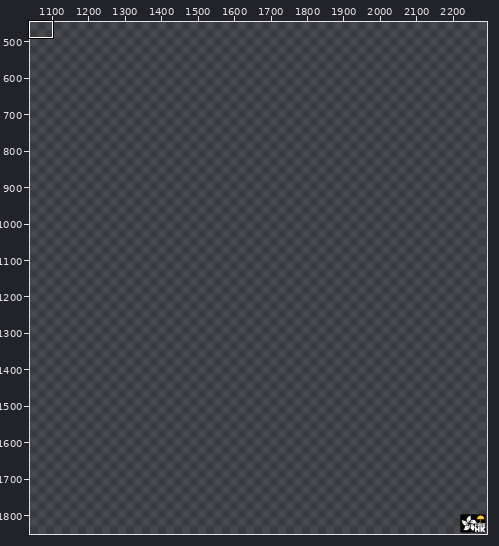
Two states of a sprite sheet, rplace/template2.png. The first picture is a wide view before the edit; the outline marks the close-up.
Close-up. The starting point:
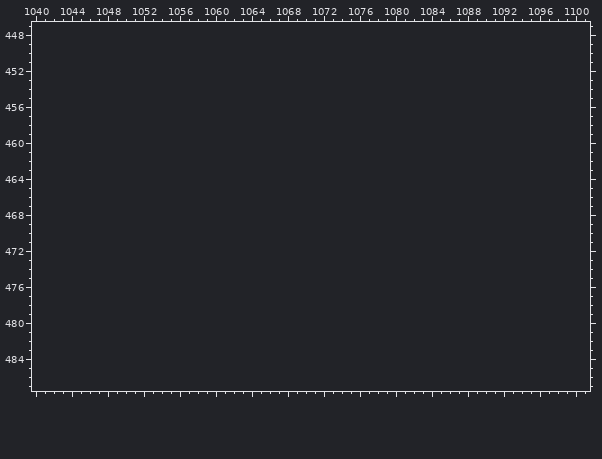
The file is 69x50 pixels. Colours within 5 levels of each other are drawn and written as one. Shown: x 1040..1101, y 447..487. The old version is drawn lined up with the new one, on the new canvas. The wide view leaves out empty margins.
And afterwards:
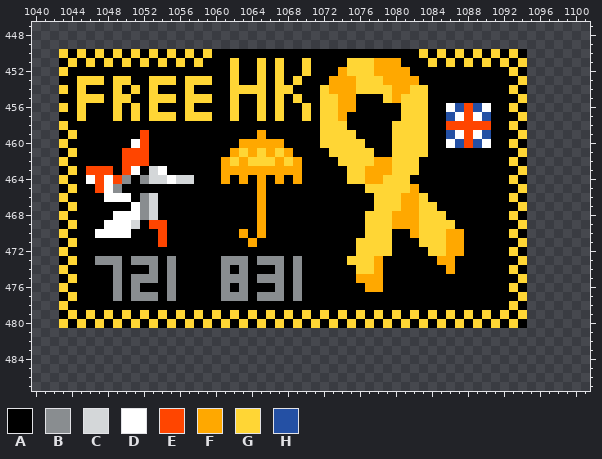
Palette (. is transparent): A #000000  B #898d90  C #d4d7d9  D #ffffff  E #ff4500  F #ffa800  G #ffd635  H #2450a4
The edit:
canvas 69x50 -> 3000x2000, the old top-left corner now at 2221,1797
Changed rows in their new state; - is an unchanged pixel.
first column x 1043:
450 GAGAGAGAGAGAGAGAGAAAAAAAAAAAAAAAAAAAAAAAGAGAGAGAGAGA
451 AGAGAGAGAGAGAGAGAAAGAAGAGAAGAAAAGGGFFFAAAGAGAGAGAGAG
452 GAAAAAAAAAAAAAAAAAAGAAGAGAAGAAAFGGGFFFFAAAAAAAAAAAGA
453 AAGGGAGGAAGGGAGGGAAGAAGAGAGAAAFFFGGGFFFFAAAAAAAAAAAG
454 GAGAAAGAGAGAAAGAAAAGGGGAGGAAAGFFFGGGGFFGGAAAAAAAAAGA
455 AAGGGAGGAAGGGAGGGAAGAAGAGAGAAGGFFAAAGFGGGAAAAAAAAAAG
456 GAGAAAGAGAGAAAGAAAAGAAGAGAAGAGGFFAAAAAGGGAADHEHDAAGA
457 AAGAAAGAGAGGGAGGGAAGAAGAGAAGAGGFAAAAAAGGGAAHDEDHAAAG
458 GAAAAAAAAAAAAAAAAAAAAAAAAAAAAGGGAAAAAGGGGAAEEEEEAAGA
459 AGAAAAAAAEAAAAAAAAAAAAFAAAAAAGGGGAAAAGGGGAAHDEDHAAAG
460 GAAAAAAADEAAAAAAAAAAFFFFFAAAAGGGGGAAAGGGGAADHEHDAAGA
461 AGAAAAAEEEAAAAAAAAAFGFGFGFAAAAGGGGGAAGGGGAAAAAAAAAAG
462 GAAAAAAEEEAAAAAAAAFGFGGGFGFAAAAGGGGFFGGGAAAAAAAAAAGA
463 AGAEEEAEDACDAAAAAAFFFFFFFFFAAAAAGGFFFGGGAAAAAAAAAAAG
464 GAADEDEBABCCDCCAAAFAFAFAFAFAAAAAGGFFGGGAAAAAAAAAAAGA
465 AGAAEDBAAAAAAAAAAAAAAAFAAAAAAAAAAAGGGGGFAAAAAAAAAAAG
466 GAAAADDDABCAAAAAAAAAAAFAAAAAAAAAAAAGGGFFGAAAAAAAAAGA
467 AGAAAAAADBCAAAAAAAAAAAFAAAAAAAAAAAAGGGFFGGAAAAAAAAAG
468 GAAAAADDDBCAAAAAAAAAAAFAAAAAAAAAAAGGGFFFGGGAAAAAAAGA
469 AGAAADDDCAEEAAAAAAAAAAFAAAAAAAAAAAGGGFFFGGGGAAAAAAAG
470 GAAADDDDAAAEAAAAAAAAFAFAAAAAAAAAAAGGGAAFGGGFFAAAAAGA
471 AGAAAAAAAAAEAAAAAAAAAFAAAAAAAAAAAGGGGAAAGGGFFAAAAAAG
472 GAAAAAAAAAAAAAAAAAAAAAAAAAAAAAAAAGGGGAAAAGGFFAAAAAGA
473 AGAABBBABBBABAAAAABBBABBBABAAAAAGGGFAAAAAAFFAAAAAAAG
474 GAAAAABAAABABAAAAABABAAABABAAAAAAGGFAAAAAAAFAAAAAAGA
475 AGAAAABABBBABAAAAABBBABBBABAAAAAAFFFAAAAAAAAAAAAAAAG
476 GAAAAABABAAABAAAAABABAAABABAAAAAAAFFAAAAAAAAAAAAAAGA
477 AGAAAABABBBABAAAAABBBABBBABAAAAAAAAAAAAAAAAAAAAAAAAG
478 GAAAAAAAAAAAAAAAAAAAAAAAAAAAAAAAAAAAAAAAAAAAAAAAAAGA
479 AGAGAGAGAGAGAGAGAGAGAGAGAGAGAGAGAGAGAGAGAGAGAGAGAGAG
480 GAGAGAGAGAGAGAGAGAGAGAGAGAGAGAGAGAGAGAGAGAGAGAGAGAGA
